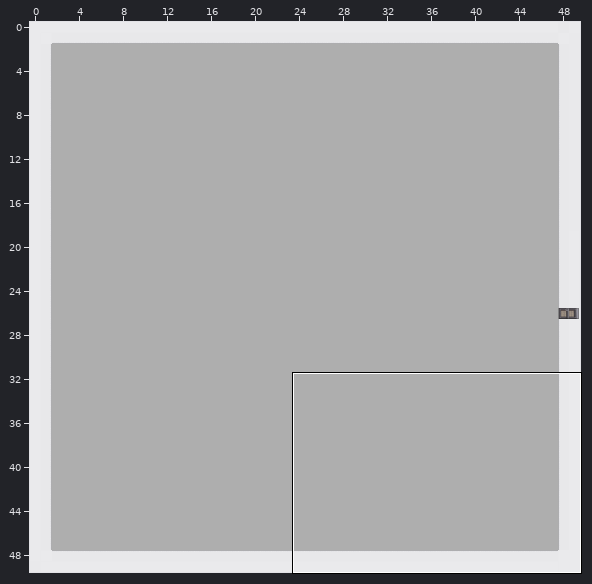
Level history. Tiled map (JSON): map/baltic.json. The picture above shows the old version from afar; the outline marks the close-up.
Close-up. Before:
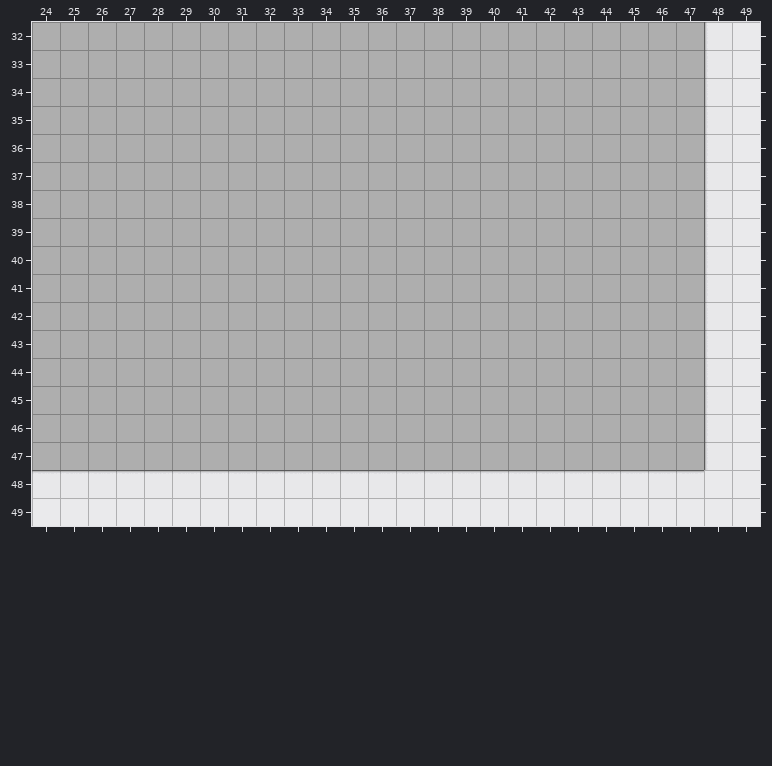
Cells are 32x32 px. Shown: x 24..49, y 32..49. The commit also changed other parts of the map, which this record leaves out. Not drawn, because the pictures are missing: unchanged layer "collides".
Once edited:
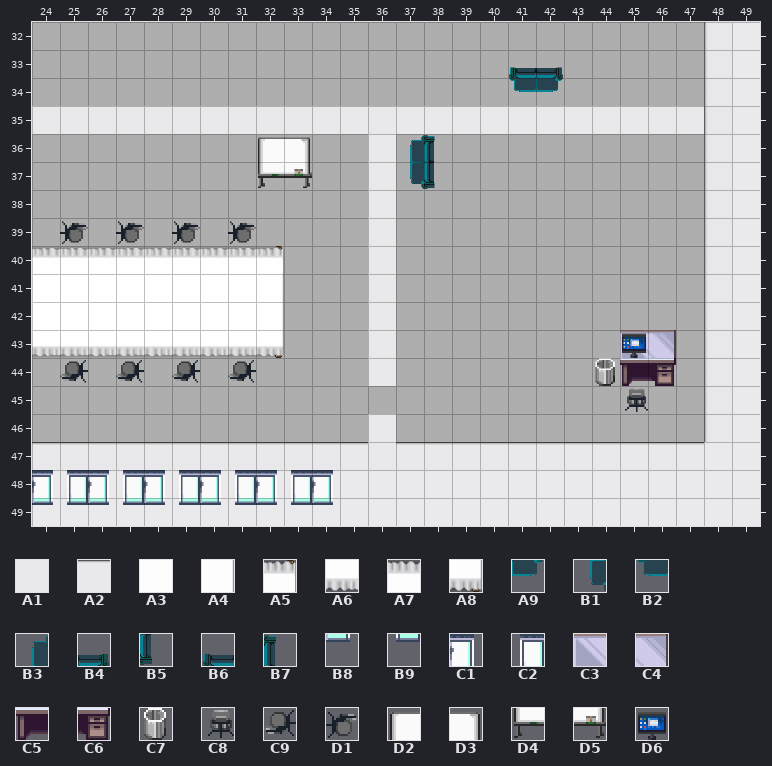
Key: from "cija_32x32_expansion for Pipoy": A1 721, A2 992 turned 270, A3 1446, A4 1447, A5 1460 turned 180, A6 1461, A7 1461 turned 180, A8 1462; from "rc3-mullana-objects": A9 48 turned 180, B1 48 turned 270, B2 49 turned 180, B3 49 turned 270, B4 64 turned 180, B5 64 turned 270, B6 65 turned 180, B7 65 turned 270; from "tilesets_deviant_milkian_1": B8 14 turned 180, B9 15 turned 180, C1 30 turned 180, C2 31 turned 180, C3 48, C4 49, C5 64, C6 65, C7 96, C8 113, C9 114 turned 270, D1 114 turned 90, D2 161, D3 162, D4 177, D5 178, D6 242.
__ is an empty cell, .. an unchanged one.
Tiles of an added or newly shown layer are drawn over the layers below it.
Difference:
--- layer "bottomWall" (added)
@@ x 24..47 @@
-35 __ __ __ __ __ __ __ __ __ __ __ __ __ __ __ __ __ __ __ __ __ __ __ __
-36 .. .. .. .. .. .. .. .. .. .. .. .. __ .. .. .. .. .. .. .. .. .. .. ..
-37 .. .. .. .. .. .. .. .. .. .. .. .. __ .. .. .. .. .. .. .. .. .. .. ..
-38 .. .. .. .. .. .. .. .. .. .. .. .. __ .. .. .. .. .. .. .. .. .. .. ..
-39 .. .. .. .. .. .. .. .. .. .. .. .. __ .. .. .. .. .. .. .. .. .. .. ..
-40 .. .. .. .. .. .. .. .. .. .. .. .. __ .. .. .. .. .. .. .. .. .. .. ..
-41 .. .. .. .. .. .. .. .. .. .. .. .. __ .. .. .. .. .. .. .. .. .. .. ..
-42 .. .. .. .. .. .. .. .. .. .. .. .. __ .. .. .. .. .. .. .. .. .. .. ..
-43 .. .. .. .. .. .. .. .. .. .. .. .. __ .. .. .. .. .. .. .. .. .. .. ..
-44 .. .. .. .. .. .. .. .. .. .. .. .. __ .. .. .. .. .. .. .. .. .. .. ..
+35 A1 A1 A1 A1 A1 A1 A1 A1 A1 A1 A1 A1 A1 A1 A1 A1 A1 A1 A1 A1 A1 A1 A1 A1
+36 .. .. .. .. .. .. .. .. .. .. .. .. A1 .. .. .. .. .. .. .. .. .. .. ..
+37 .. .. .. .. .. .. .. .. .. .. .. .. A1 .. .. .. .. .. .. .. .. .. .. ..
+38 .. .. .. .. .. .. .. .. .. .. .. .. A1 .. .. .. .. .. .. .. .. .. .. ..
+39 .. .. .. .. .. .. .. .. .. .. .. .. A1 .. .. .. .. .. .. .. .. .. .. ..
+40 .. .. .. .. .. .. .. .. .. .. .. .. A1 .. .. .. .. .. .. .. .. .. .. ..
+41 .. .. .. .. .. .. .. .. .. .. .. .. A1 .. .. .. .. .. .. .. .. .. .. ..
+42 .. .. .. .. .. .. .. .. .. .. .. .. A1 .. .. .. .. .. .. .. .. .. .. ..
+43 .. .. .. .. .. .. .. .. .. .. .. .. A1 .. .. .. .. .. .. .. .. .. .. ..
+44 .. .. .. .. .. .. .. .. .. .. .. .. A1 .. .. .. .. .. .. .. .. .. .. ..
@@ x 24..48 @@
-46 .. .. .. .. .. .. .. .. .. .. .. .. __ .. .. .. .. .. .. .. .. .. .. .. ..
-47 __ __ __ __ __ __ __ __ __ __ __ __ __ __ __ __ __ __ __ __ __ __ __ __ __
-48 __ __ __ __ __ __ __ __ __ __ __ __ __ __ __ __ __ __ __ __ __ __ __ __ ..
+46 .. .. .. .. .. .. .. .. .. .. .. .. A1 .. .. .. .. .. .. .. .. .. .. .. ..
+47 A2 A2 A2 A2 A2 A2 A2 A2 A2 A2 A2 A2 A1 A2 A2 A2 A2 A2 A2 A2 A2 A2 A2 A2 A1
+48 A1 A1 A1 A1 A1 A1 A1 A1 A1 A1 A1 A1 A1 A1 A1 A1 A1 A1 A1 A1 A1 A1 A1 A1 ..
--- layer "objects" (added)
@@ x 41..42 @@
-33 __ __
-34 __ __
+33 B6 B4
+34 B2 A9
@@ x 32..38 @@
-36 __ __ .. .. .. __ __
-37 __ __ .. .. .. __ __
+36 D2 D3 .. .. .. B3 B7
+37 D4 D5 .. .. .. B1 B5
@@ x 24..46 @@
-39 .. __ .. __ .. __ .. __ .. .. .. .. .. .. .. .. .. .. .. .. .. .. ..
-40 __ __ __ __ __ __ __ __ __ .. .. .. .. .. .. .. .. .. .. .. .. .. ..
-41 __ __ __ __ __ __ __ __ __ .. .. .. .. .. .. .. .. .. .. .. .. .. ..
-42 __ __ __ __ __ __ __ __ __ .. .. .. .. .. .. .. .. .. .. .. .. .. ..
-43 __ __ __ __ __ __ __ __ __ .. .. .. .. .. .. .. .. .. .. .. .. __ __
-44 .. __ .. __ .. __ .. __ .. .. .. .. .. .. .. .. .. .. .. .. .. __ __
-45 .. .. .. .. .. .. .. .. .. .. .. .. .. .. .. .. .. .. .. .. .. __ ..
+39 .. D1 .. D1 .. D1 .. D1 .. .. .. .. .. .. .. .. .. .. .. .. .. .. ..
+40 A7 A7 A7 A7 A7 A7 A7 A7 A5 .. .. .. .. .. .. .. .. .. .. .. .. .. ..
+41 A3 A3 A3 A3 A3 A3 A3 A3 A4 .. .. .. .. .. .. .. .. .. .. .. .. .. ..
+42 A3 A3 A3 A3 A3 A3 A3 A3 A4 .. .. .. .. .. .. .. .. .. .. .. .. .. ..
+43 A6 A6 A6 A6 A6 A6 A6 A6 A8 .. .. .. .. .. .. .. .. .. .. .. .. C3 C4
+44 .. C9 .. C9 .. C9 .. C9 .. .. .. .. .. .. .. .. .. .. .. .. .. C5 C6
+45 .. .. .. .. .. .. .. .. .. .. .. .. .. .. .. .. .. .. .. .. .. C8 ..
--- layer "topobjects" (added)
@@ x 44..45 @@
-43 .. __
-44 __ ..
+43 .. D6
+44 C7 ..
--- layer "top"
@@ x 24..34 @@
-48 __ __ __ __ __ __ __ __ __ __ __
-49 __ __ __ __ __ __ __ __ __ __ __
+48 C1 C2 C1 C2 C1 C2 C1 C2 C1 C2 C1
+49 B8 B9 B8 B9 B8 B9 B8 B9 B8 B9 B8
Where, in picture pixels (left, top, right, bottom), the same in both close-ups:
added: (32, 67, 704, 412)
added: (32, 414, 708, 505)
